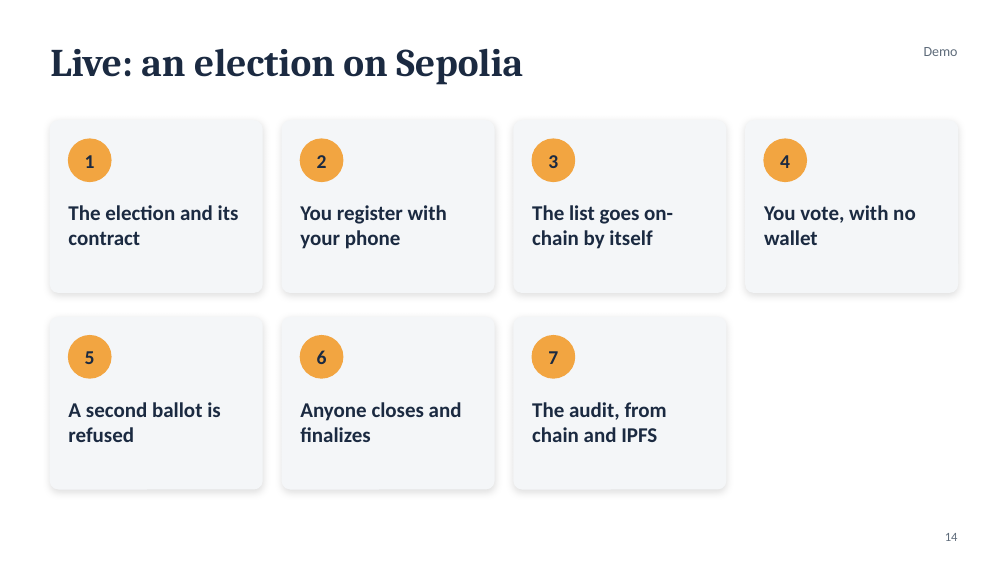
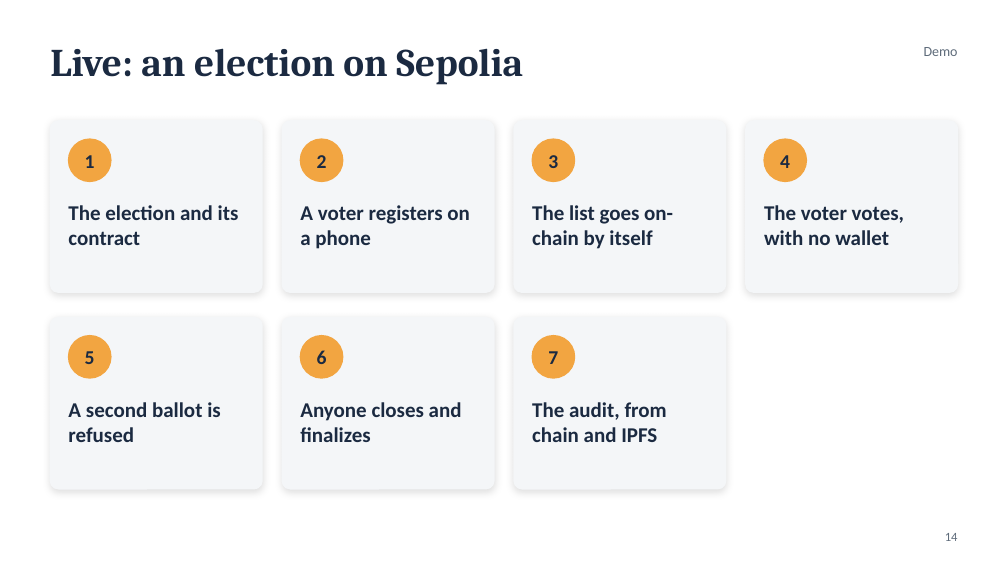
Before and after one commit to Chaitanya-Keyal/decentralized-voting-system, a slide deck: slide 14 of reports/eval2-slides.pptx. Drawn at 1008x567 pixels with LibreOffice and Linux fonts; fonts in the diff are those of the drawing. Boxes give left, top, right and bottom in pixels: in the first picture for what was removed or moved away, otherwise in the second. Text is boxed around its words. In the diff, an @@ line names an element or a change of style, - is before the commit and + after.

Commit message:
docs(report): write for the reader only; tighten wording on the slides
The implementation plan covers the implementation phases only. The report drops workflow terms
(commits, pull requests, a configuration variable), reads the results without commentary, and
says which load results come from a local chain. The usability results file holds the run the
report describes. On the slides, titles and captions are plainer, and the demo steps speak of
a voter rather than to the audience.

```diff
--- a/reports/eval2-slides.pptx
+++ b/reports/eval2-slides.pptx
@@ text at (x1=300, y1=205, x2=470, y2=249): text changed @@
-You register with your phone
+A voter registers on a phone
@@ text at (x1=764, y1=205, x2=904, y2=245): text changed @@
-You vote, with no wallet
+The voter votes, with no wallet
```
Also in this commit, not shown: 4 other slides changed, 8 other files.
